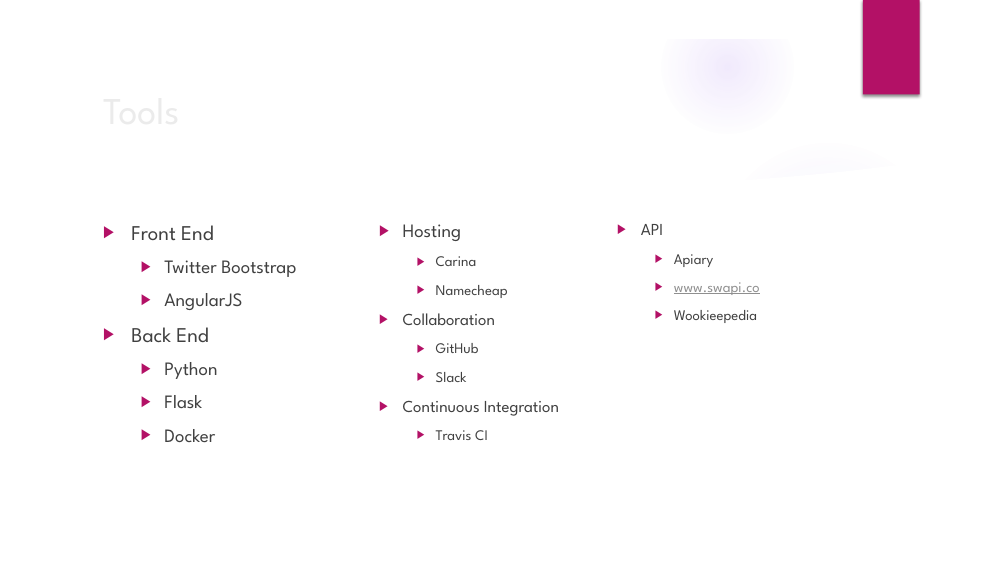
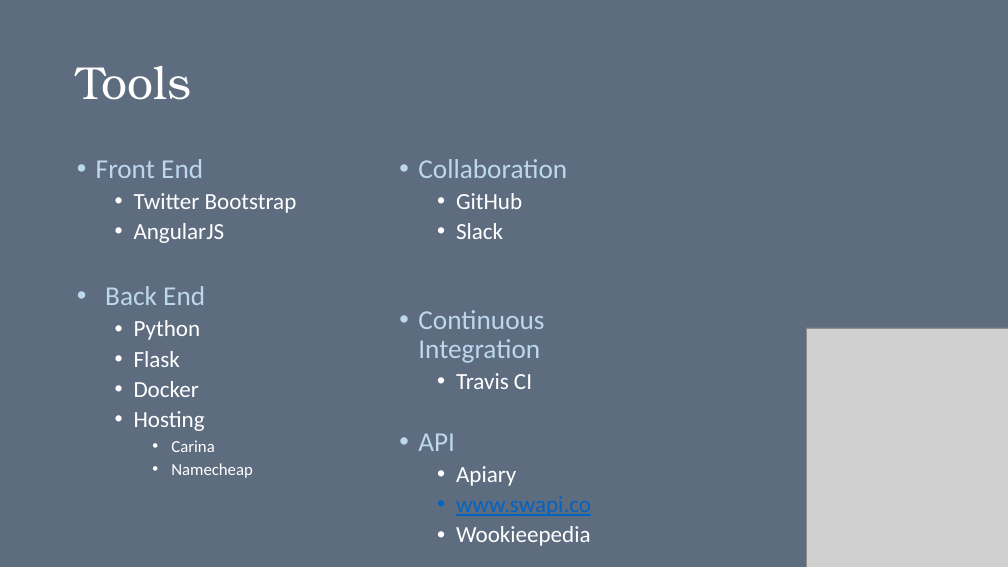
Before and after one commit to dianaruth/cs373-idb, a slide deck: slide 8 of swewars.pptx. Drawn at 1008x567 pixels with LibreOffice and Linux fonts; fonts in the diff are those of the drawing; grey boxes stand for pictures; background and template pictures are left out. Boxes give left, top, right and bottom in pixels: in the first picture for what was removed or moved away, otherwise in the second. Text is boxed around its words. In the diff, an @@ line names an element or a change of style, - is before the commit and + after.

```diff
--- a/swewars.pptx
+++ b/swewars.pptx
@@ background picture (left out) to #5D6C7F @@
@@ group removed at (x1=0, y1=0, x2=1008, y2=567): 5 ellipses, 3 freeform shapes @@
@@ rectangle removed at (x1=863, y1=0, x2=920, y2=95) @@
@@ title "Tools" moved from (x1=95, y1=80, x2=820, y2=138) to (x1=77, y1=66, x2=191, y2=100) @@
@@ title "Tools" at (x1=77, y1=66, x2=191, y2=100): size 36 to 44 pt, font League Spartan to TeX Gyre Bonum, text colour #EBEBEB to #FFFFFF; line spacing 1 to 0.9 @@
@@ text "Front End" moved from (x1=131, y1=225, x2=559, y2=442) to (x1=96, y1=159, x2=591, y2=546) @@
@@ text "Front End" at (x1=96, y1=159, x2=591, y2=546): size 20 to 26 pt in "Front End", "Back End"; font League Spartan to Calibri; text colour #404040 to #BDD7EE in "Front End", "Back End", "Collaboration", "Continuous Integration" and 1 more places; size 18 to 22 pt in "Twitter Bootstrap", "AngularJS", "Python", "Flask" and 2 more places; text colour #404040 to #FFFFFF in "Twitter Bootstrap", "AngularJS", "Python", "Flask" and 9 more places; size 14 to 16 pt in "Carina", "Namecheap"; size 16 to 26 pt in "Collaboration", "Continuous Integration", "API"; size 14 to 22 pt in "GitHub", "Slack", "Travis CI", "Apiary" and 2 more places; text colour #8F8F8F to #0563C1 in "www.swapi.co"; bullet ▶ to •; line spacing 1 to 0.9; less space between paragraphs @@
@@ picture added at (x1=806, y1=328, x2=1008, y2=567) @@
```
Also in this commit, not shown: 11 other slides changed, 1 slide added, 1 slide removed.
